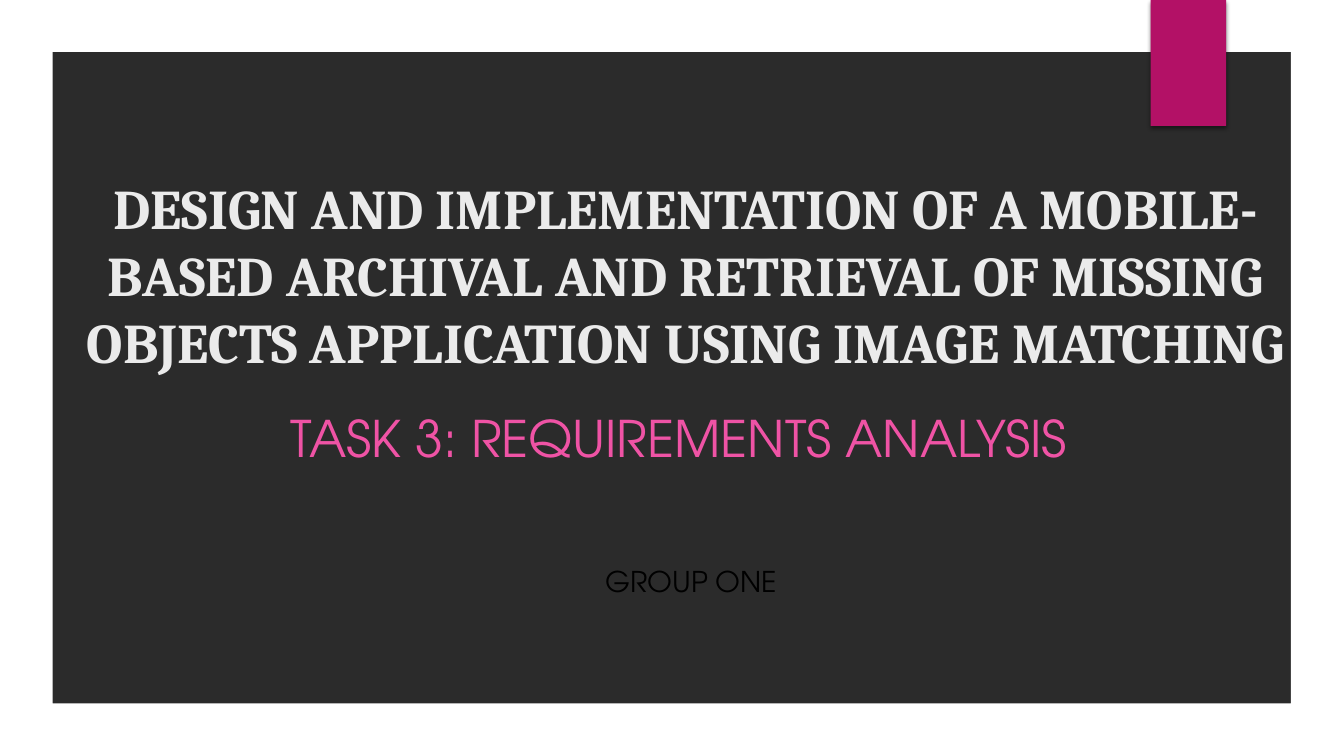
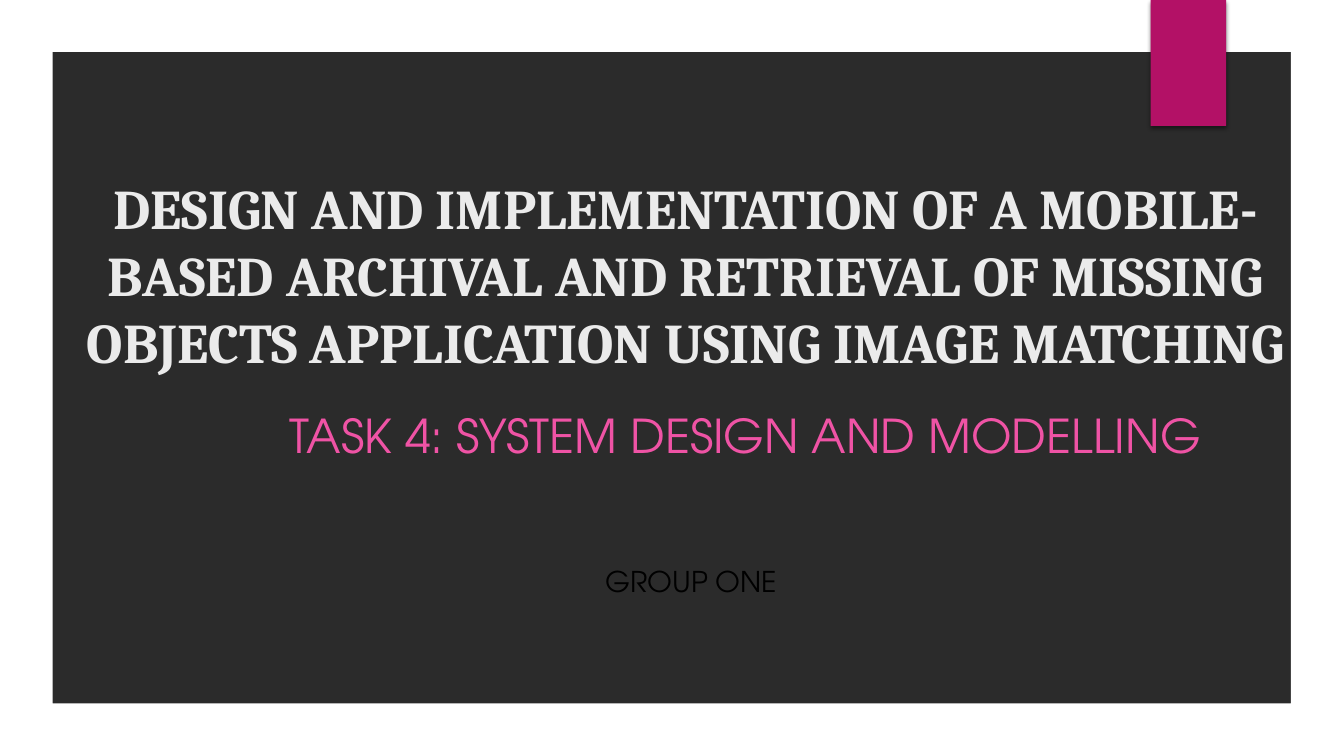
Before and after one commit to Mewoabi/CEF440-group-1, a slide deck: slide 1 of Task 4/GROUP_1.pptx. Drawn at 1344x756 pixels with LibreOffice and Linux fonts; fonts in the diff are those of the drawing; background and template pictures are left out; a plain dark background stands for a picture behind light text. Boxes give left, top, right and bottom in pixels: in the first picture for what was removed or moved away, otherwise in the second. Text is boxed around its words. In the diff, an @@ line names an element or a change of style, - is before the commit and + after.

```diff
--- a/Task 4/GROUP_1.pptx
+++ b/Task 4/GROUP_1.pptx
@@ subtitle at bbox=[289, 418, 1200, 454]: text changed; size 36 to 33.3 pt @@
-TASK 3: REQUIREMENTS ANALYSIS
+TASK 4: SYSTEM DESIGN AND MODELLING
```
Also in this commit, not shown: 7 other slides changed.
